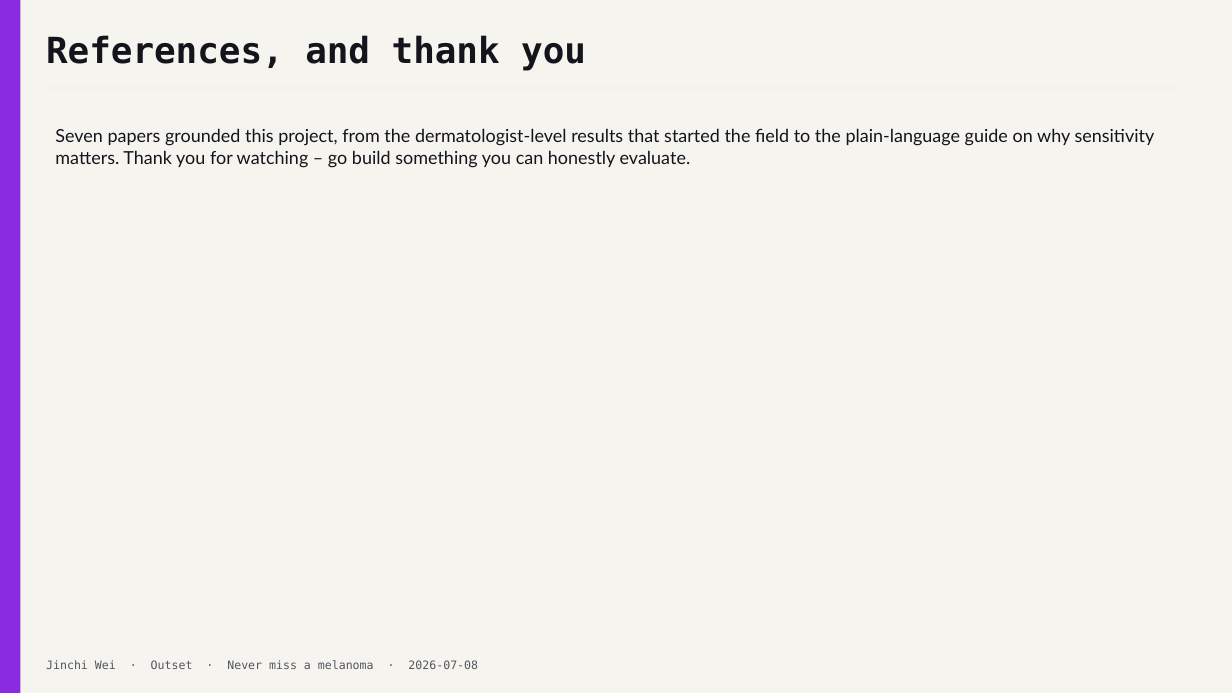
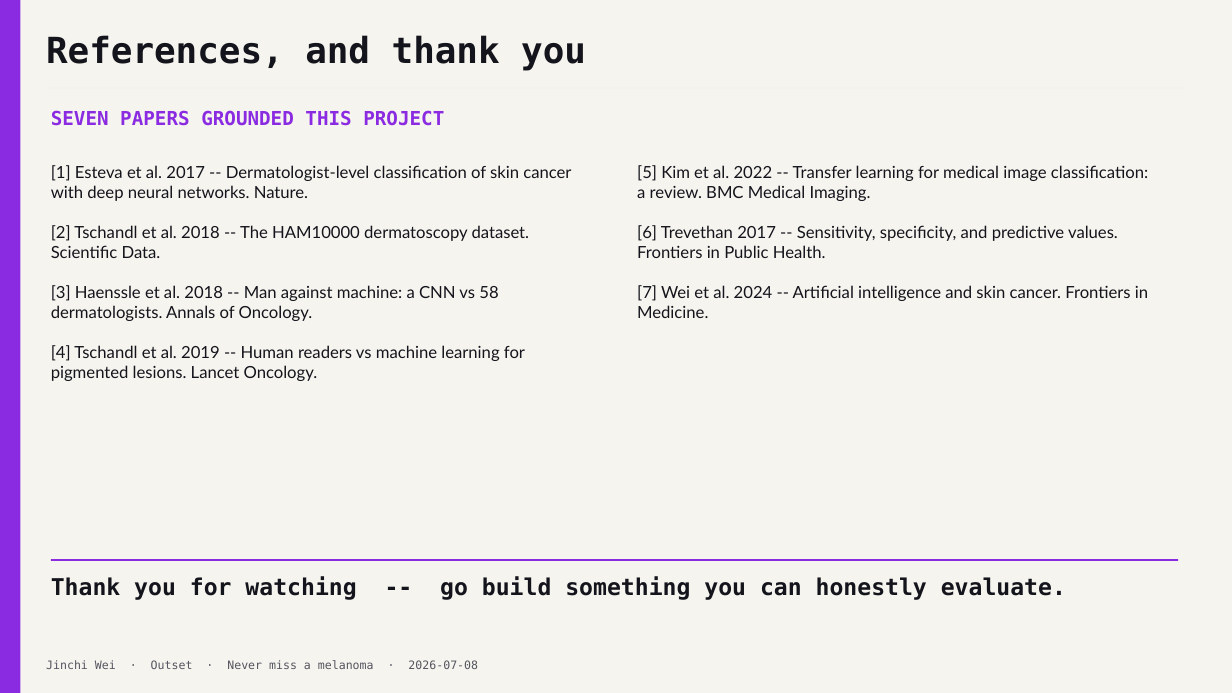
Before and after one commit to jinchiwei/outset-ai-healthcare, a slide deck: slide 17 of solutions/g2_skin_screening/slides/g2_skin_screening.pptx. Drawn at 1232x693 pixels with LibreOffice and Linux fonts; fonts in the diff are those of the drawing. Boxes give left, top, right and bottom in pixels: in the first picture for what was removed or moved away, otherwise in the second. Text is boxed around its words. In the diff, an @@ line names an element or a change of style, - is before the commit and + after.

```diff
--- a/solutions/g2_skin_screening/slides/g2_skin_screening.pptx
+++ b/solutions/g2_skin_screening/slides/g2_skin_screening.pptx
@@ text at (x1=51, y1=110, x2=444, y2=126): text changed; size 14 to 15 pt; font Lato to DejaVu Sans Mono; text colour #14141C to #8A2BE2; bold on @@
-Seven papers grounded this project, from the dermatologist-level results that started the field to the plain-language guide on why sensitivity matters. Thank you for watching – go build something you can honestly evaluate.
+SEVEN PAPERS GROUNDED THIS PROJECT
@@ text added at (x1=51, y1=165, x2=571, y2=381), 13 pt, text #14141C @@
+[1] Esteva et al. 2017 -- Dermatologist-level classification of skin cancer with deep neural networks. Nature.
+[2] Tschandl et al. 2018 -- The HAM10000 dermatoscopy dataset. Scientific Data.
+[3] Haenssle et al. 2018 -- Man against machine: a CNN vs 58 dermatologists. Annals of Oncology.
+[4] Tschandl et al. 2019 -- Human readers vs machine learning for pigmented lesions. Lancet Oncology.
@@ text added at (x1=637, y1=165, x2=1148, y2=318), 13 pt, text #14141C @@
+[5] Kim et al. 2022 -- Transfer learning for medical image classification: a review. BMC Medical Imaging.
+[6] Trevethan 2017 -- Sensitivity, specificity, and predictive values. Frontiers in Public Health.
+[7] Wei et al. 2024 -- Artificial intelligence and skin cancer. Frontiers in Medicine.
@@ rectangle added at (x1=51, y1=559, x2=1178, y2=561), fill #8A2BE2 @@
@@ text added at (x1=51, y1=576, x2=1066, y2=600), 18 pt, text #14141C, bold @@
+Thank you for watching -- go build something you can honestly evaluate.
```
Also in this commit, not shown: 11 other slides changed, 3 other files.
